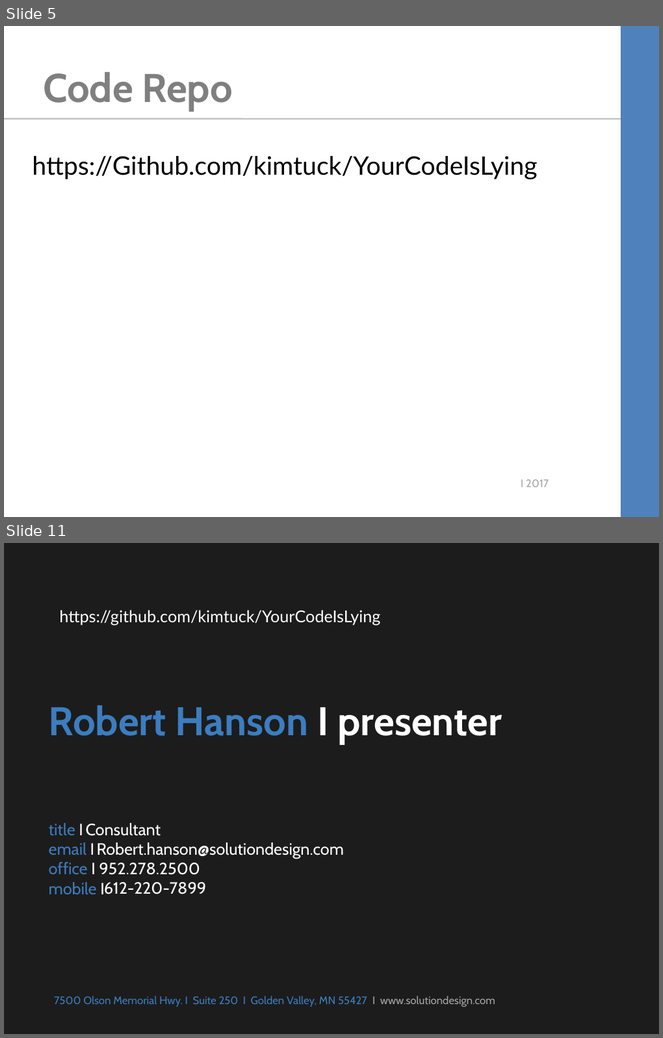
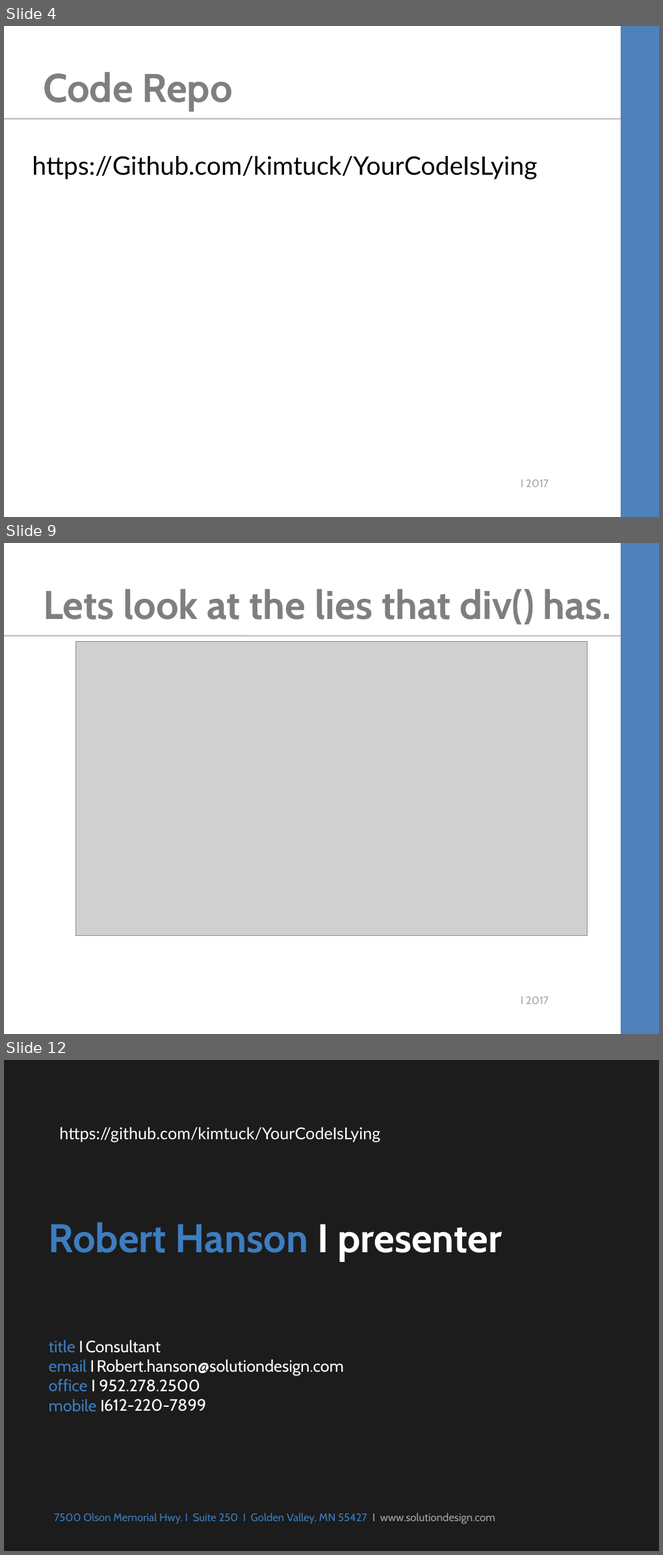
Before and after one commit to kimtuck/YourCodeIsLying, a slide deck: YourCodeIsLying.ppt. Shown one above the other, each under a label of ours: slides 5 and 11 before the commit, slides 4, 9 and 12 after it; the slides between them are not shown. The pictures are 663x1038 and 663x1555 pixels, drawn with LibreOffice and Linux fonts; fonts in the diff are those of the drawing; grey boxes stand for pictures; background and template pictures are left out. Boxes give left, top, right and bottom in pixels: in the first picture for what was removed or moved away, otherwise in the second. Text is boxed around its words. In the diff, an @@ line names an element or a change of style, - is before the commit and + after.

```diff
--- a/YourCodeIsLying.ppt
+++ b/YourCodeIsLying.ppt
@@ slide 9 added at bbox=[4, 543, 659, 1034], background #FFFFFF; not listed: 3 template elements that a slide beside it also shows @@
@@ title added at bbox=[43, 589, 612, 625], 44 pt, text #7F7F7F, bold @@
+Lets look at the lies that div() has.
@@ picture added at bbox=[76, 641, 587, 936] @@
@@ what was slide 5 is now slide 4 @@
@@ what was slide 11 is now slide 12 @@
```
Also in this commit, not shown: 2 slides changed, 4 other slides added, 4 slides removed, 3 other files.
